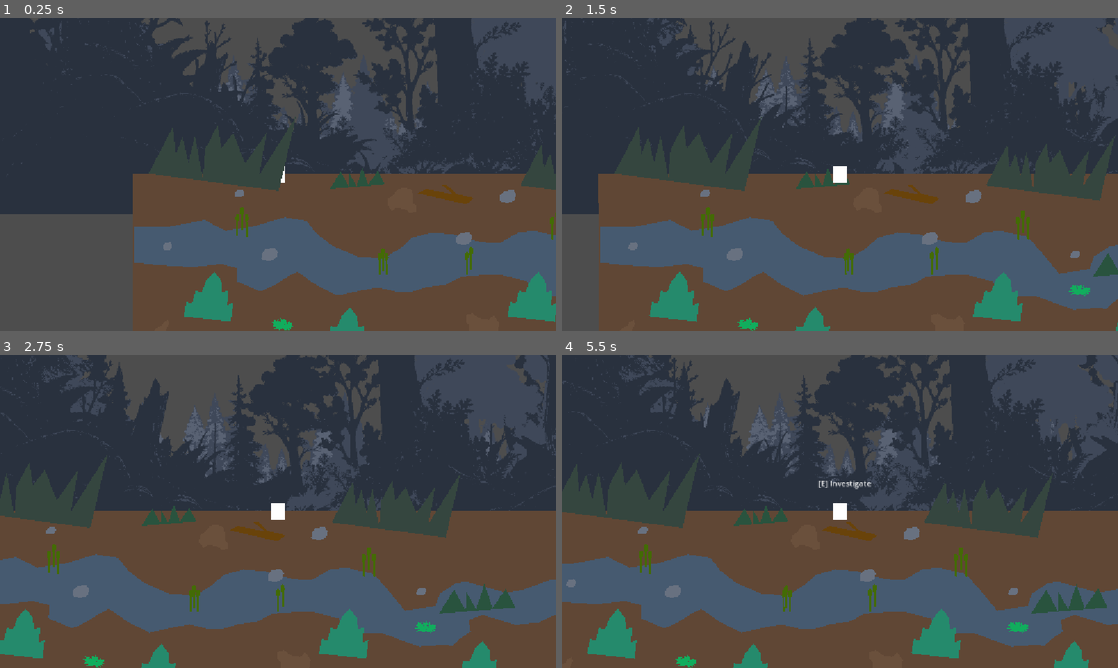
Above: before the commit, frames 1-4 (two rows, left to right).
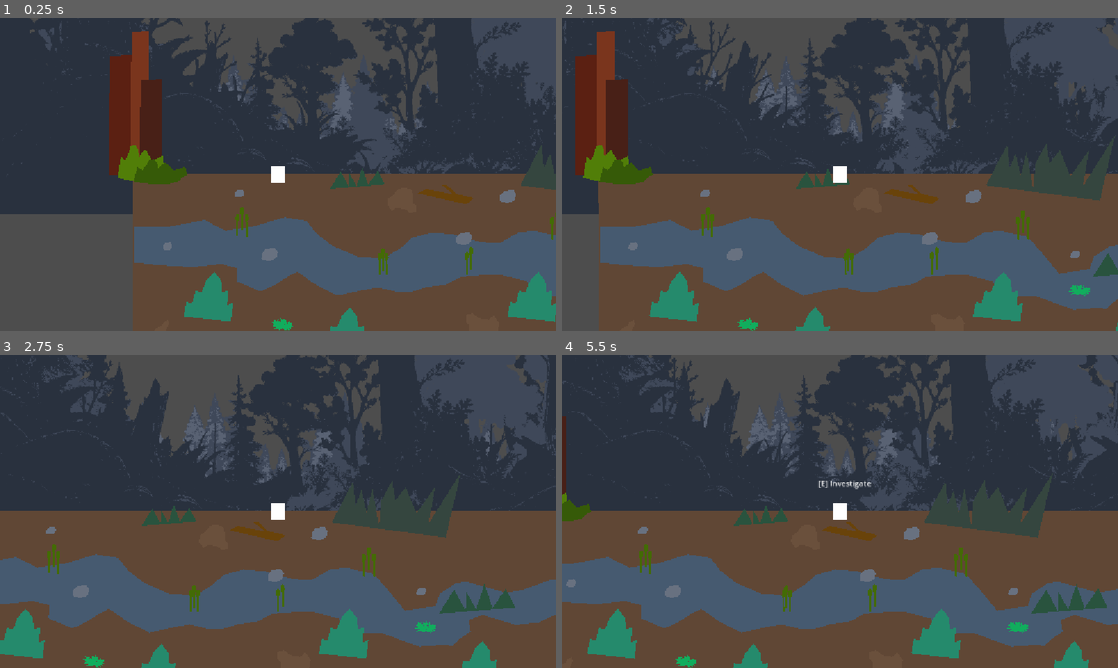
Above: after the commit, the same moments.

Repository: PhoenixMiele/a-dogs-life
Game: Godot game, scene res://scenes/creek/Creek.tscn
Two runs of this game, one before a commit and one after it. Both use one fixed random seed, a clock stepped at 60 frames per second and the inputs below. The project has no main scene, so this scene is started directly.
Inputs:
- Up to frame 1 (0.25 s): no input
- Up to frame 2 (1.5 s): tap Enter at 0.5 s; hold D (move_right) 0.53-1.28 s; hold Shift (run) 0.53-1.28 s; hold A (move_left) from 1.28 s (still down); tap E (investigate) at 1.35 s
- Up to frame 3 (2.75 s): tap Shift (run) at 1.55 s; release A (move_left) at 2.03 s; hold D (move_right) from 2.03 s (still down); hold Shift (run) from 2.03 s (still down)
- Up to frame 4 (5.5 s): release Shift (run) at 2.78 s; tap Shift (run) at 2.85, 4.35 s; release D (move_right) at 3.53 s; hold Shift (run) 3.53-4.28 s; hold A (move_left) from 3.53 s (still down); tap E (investigate) at 3.6 s; hold Shift (run) from 5.03 s (still down)

The runs differ from the first frame. In frame 1, 4.7% of the frame differs, in the area x 19-52%, y 4-56%; in frame 2, 4.7%; in frame 3, 0.6%; in frame 4, 1.1%.

Commit message:
#18 Create Natural Creek Boundaries

Diff:
--- a/Game/scenes/creek/Creek.tscn
+++ b/Game/scenes/creek/Creek.tscn
@@ -137,7 +137,8 @@
 uv = PackedVector2Array(-400, 95, -337, -26, -330, 45, -312, 0, -297, 68, -280, -4, -260, 108, -254, 32, -221, -30, -212, 30, -181, -10, -150, 69, -94, -11, -114, 99, -18, -53, -63, 140)
 
 [node name="FoliageCluster2" type="Polygon2D" parent="Environment/ForegroundDetails/Foliage" unique_id=1956344203]
-position = Vector2(-248, -78)
+z_index = -1
+position = Vector2(-119.00001, 119)
 scale = Vector2(0.8, 0.8)
 color = Color(0.20784314, 0.27450982, 0.24705882, 1)
 polygon = PackedVector2Array(-400, 95, -337, -26, -330, 45, -312, 0, -297, 68, -280, -4, -260, 108, -254, 32, -221, -30, -212, 30, -181, -10, -150, 69, -94, -11, -114, 99, -18, -53, -63, 140)
@@ -601,6 +602,86 @@
 color = Color(0.27450982, 0.3529412, 0.4392157, 1)
 polygon = PackedVector2Array(-611.51636, -45.286316, -539.4972, -45.334442, -457.65112, -60.92418, -412.83063, -37.5395 …(2432 unchanged characters)…
 uv = PackedVector2Array(-634.9844, -64.82161, -539.4972, -45.334442, -457.65112, -60.92418, -412.83063, -37.539566, -34 …(2425 unchanged characters)…
+
+[node name="BoundaryVisuals" type="Node2D" parent="Environment" unique_id=1033772899]
+
+[node name="Left" type="Node2D" parent="Environment/BoundaryVisuals" unique_id=701736808]
+
+[node name="Visuals" type="Node2D" parent="Environment/BoundaryVisuals/Left" unique_id=1527627010]
+position = Vector2(-600, 200)
+
+[node name="Trunk1" type="Polygon2D" parent="Environment/BoundaryVisuals/Left/Visuals" unique_id=224163161]
+position = Vector2(299, -334)
+color = Color(0.35686275, 0.1254902, 0.07058824, 1)
+polygon = PackedVector2Array(-347.5, -111.5, -349.5, 135.5, -295.5, 135.5, -295.5, -113.5)
+uv = PackedVector2Array(-347.5, -111.5, -349.5, 135.5, -295.5, 135.5, -295.5, -113.5)
+
+[node name="Trunk2" type="Polygon2D" parent="Environment/BoundaryVisuals/Left/Visuals" unique_id=1201119869]
+position = Vector2(240, -361)
+scale = Vector2(0.7, 1.2)
+color = Color(0.47843137, 0.20784314, 0.11372549, 1)
+polygon = PackedVector2Array(-347.5, -111.5, -349.5, 135.5, -295.5, 135.5, -295.5, -113.5)
+uv = PackedVector2Array(-347.5, -111.5, -349.5, 135.5, -295.5, 135.5, -295.5, -113.5)
+
+[node name="Trunk3" type="Polygon2D" parent="Environment/BoundaryVisuals/Left/Visuals" unique_id=2061127956]
+position = Vector2(311.00003, -312)
+scale = Vector2(0.85, 0.75)
+color = Color(0.28235295, 0.1254902, 0.09019608, 1)
+polygon = PackedVector2Array(-347.5, -111.5, -349.5, 135.5, -295.5, 135.5, -295.5, -113.5)
+uv = PackedVector2Array(-347.5, -111.5, -349.5, 135.5, -295.5, 135.5, -295.5, -113.5)
+
+[node name="Brush1" type="Polygon2D" parent="Environment/BoundaryVisuals/Left/Visuals" unique_id=2069231542]
+position = Vector2(310, -179)
+scale = Vector2(1, 0.9)
+color = Color(0.31764707, 0.49411765, 0.03137255, 1)
+polygon = PackedVector2Array(-342.5, -15.5, -335.5, -65.5, -326.5, -55.5, -319.5, -72.5, -315.5, -88.5, -305.5, -92.5, -300.5, -81.5, -297.5, -63.5, -292.5, -73.5, -284.5, -80.5, -270.5, -54.5, -270.5, -54.5, -249.5, -66.5, -249.5, -66.5, -245.5, -37.5, -254.5, -31.5, -259.5, -18.5, -260.5, -16.5, -279.5, -7.5, -311.5, -7.5)
+uv = PackedVector2Array(-342.5, -15.5, -335.5, -65.5, -326.5, -55.5, -319.5, -72.5, -315.5, -88.5, -305.5, -92.5, -300.5, -81.5, -297.5, -63.5, -292.5, -73.5, -284.5, -80.5, -270.5, -54.5, -270.5, -54.5, -249.5, -66.5, -249.5, -66.5, -245.5, -37.5, -254.5, -31.5, -259.5, -18.5, -260.5, -16.5, -279.5, -7.5, -311.5, -7.5)
+
+[node name="Brush2" type="Polygon2D" parent="Environment/BoundaryVisuals/Left/Visuals" unique_id=335428643]
+position = Vector2(445.00003, -176)
+scale = Vector2(1.15, 0.6)
+color = Color(0.21176471, 0.3529412, 0.03137255, 1)
+polygon = PackedVector2Array(-386.35168, -15.5, -379.35168, -65.5, -370.35168, -55.5, -363.35168, -72.5, -359.35168, -88.5, -349.35168, -92.5, -344.35168, -81.5, -341.35168, -63.5, -336.35168, -73.5, -328.35168, -80.5, -314.35168, -54.5, -314.35168, -54.5, -293.35168, -66.5, -293.35168, -66.5, -289.35168, -37.5, -298.35168, -31.5, -303.35168, -18.5, -304.35168, -16.5, -323.35168, -7.5, -355.35168, -7.5)
+uv = PackedVector2Array(-342.5, -15.5, -335.5, -65.5, -326.5, -55.5, -319.5, -72.5, -315.5, -88.5, -305.5, -92.5, -300.5, -81.5, -297.5, -63.5, -292.5, -73.5, -284.5, -80.5, -270.5, -54.5, -270.5, -54.5, -249.5, -66.5, -249.5, -66.5, -245.5, -37.5, -254.5, -31.5, -259.5, -18.5, -260.5, -16.5, -279.5, -7.5, -311.5, -7.5)
+
+[node name="Right" type="Node2D" parent="Environment/BoundaryVisuals" unique_id=518712725]
+
+[node name="Visuals" type="Node2D" parent="Environment/BoundaryVisuals/Right" unique_id=393348161]
+position = Vector2(-600, 200)
+
+[node name="Trunk1" type="Polygon2D" parent="Environment/BoundaryVisuals/Right/Visuals" unique_id=200443812]
+position = Vector2(2725, -347)
+color = Color(0.35686275, 0.1254902, 0.07058824, 1)
+polygon = PackedVector2Array(-347.5, -111.5, -349.5, 135.5, -295.5, 135.5, -295.5, -113.5)
+uv = PackedVector2Array(-347.5, -111.5, -349.5, 135.5, -295.5, 135.5, -295.5, -113.5)
+
+[node name="Trunk2" type="Polygon2D" parent="Environment/BoundaryVisuals/Right/Visuals" unique_id=1992098908]
+position = Vector2(2606, -378)
+scale = Vector2(0.7, 1.2)
+color = Color(0.47843137, 0.20784314, 0.11372549, 1)
+polygon = PackedVector2Array(-347.5, -111.5, -349.5, 135.5, -295.5, 135.5, -295.5, -113.5)
+uv = PackedVector2Array(-347.5, -111.5, -349.5, 135.5, -295.5, 135.5, -295.5, -113.5)
+
+[node name="Trunk3" type="Polygon2D" parent="Environment/BoundaryVisuals/Right/Visuals" unique_id=157759412]
+position = Vector2(2618, -318.00003)
+scale = Vector2(0.85, 0.75)
+color = Color(0.28235295, 0.1254902, 0.09019608, 1)
+polygon = PackedVector2Array(-347.5, -111.5, -349.5, 135.5, -295.5, 135.5, -295.5, -113.5)
+uv = PackedVector2Array(-347.5, -111.5, -349.5, 135.5, -295.5, 135.5, -295.5, -113.5)
+
+[node name="Brush1" type="Polygon2D" parent="Environment/BoundaryVisuals/Right/Visuals" unique_id=556322632]
+position = Vector2(2716, -193)
+scale = Vector2(1, 0.9)
+color = Color(0.31764707, 0.49411765, 0.03137255, 1)
+polygon = PackedVector2Array(-342.5, -15.5, -335.5, -65.5, -326.5, -55.5, -319.5, -72.5, -315.5, -88.5, -305.5, -92.5, -300.5, -81.5, -297.5, -63.5, -292.5, -73.5, -284.5, -80.5, -270.5, -54.5, -270.5, -54.5, -249.5, -66.5, -249.5, -66.5, -245.5, -37.5, -254.5, -31.5, -259.5, -18.5, -260.5, -16.5, -279.5, -7.5, -311.5, -7.5)
+uv = PackedVector2Array(-342.5, -15.5, -335.5, -65.5, -326.5, -55.5, -319.5, -72.5, -315.5, -88.5, -305.5, -92.5, -300.5, -81.5, -297.5, -63.5, -292.5, -73.5, -284.5, -80.5, -270.5, -54.5, -270.5, -54.5, -249.5, -66.5, -249.5, -66.5, -245.5, -37.5, -254.5, -31.5, -259.5, -18.5, -260.5, -16.5, -279.5, -7.5, -311.5, -7.5)
+
+[node name="Brush2" type="Polygon2D" parent="Environment/BoundaryVisuals/Right/Visuals" unique_id=1004033754]
+position = Vector2(2752, -195)
+scale = Vector2(1.15, 0.6)
+color = Color(0.21176471, 0.3529412, 0.03137255, 1)
+polygon = PackedVector2Array(-386.35168, -15.5, -379.35168, -65.5, -370.35168, -55.5, -363.35168, -72.5, -359.35168, -88.5, -349.35168, -92.5, -344.35168, -81.5, -341.35168, -63.5, -336.35168, -73.5, -328.35168, -80.5, -314.35168, -54.5, -314.35168, -54.5, -293.35168, -66.5, -293.35168, -66.5, -289.35168, -37.5, -298.35168, -31.5, -303.35168, -18.5, -304.35168, -16.5, -323.35168, -7.5, -355.35168, -7.5)
+uv = PackedVector2Array(-342.5, -15.5, -335.5, -65.5, -326.5, -55.5, -319.5, -72.5, -315.5, -88.5, -305.5, -92.5, -300.5, -81.5, -297.5, -63.5, -292.5, -73.5, -284.5, -80.5, -270.5, -54.5, -270.5, -54.5, -249.5, -66.5, -249.5, -66.5, -245.5, -37.5, -254.5, -31.5, -259.5, -18.5, -260.5, -16.5, -279.5, -7.5, -311.5, -7.5)
 
 [node name="DogSpawn" type="Marker2D" parent="." unique_id=2008666271]
 position = Vector2(-300, 0)
